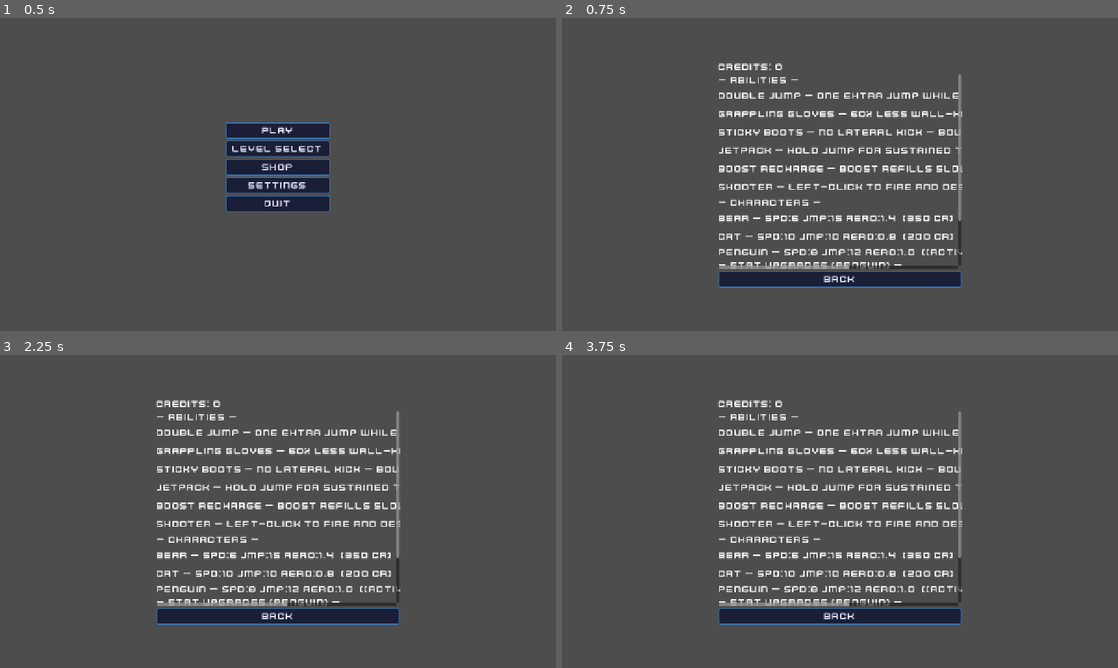
Above: before the commit, frames 1-4 (two rows, left to right).
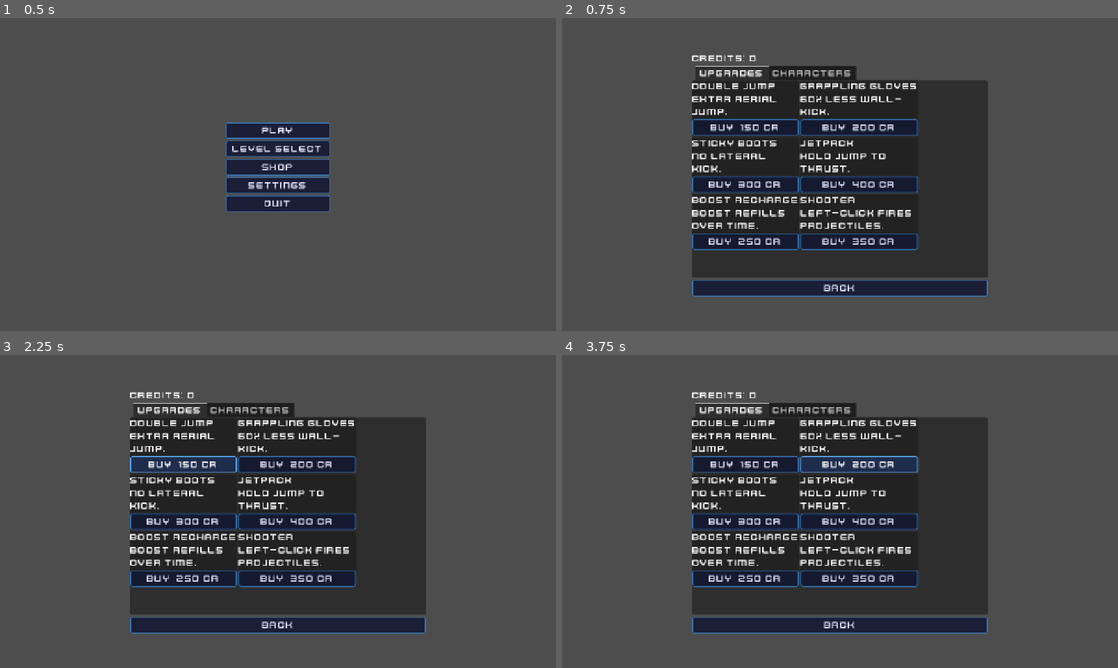
Above: after the commit, the same moments.

Repository: Dinozor/space-jumper
Game: Godot game, scene res://game/main/main.tscn
Same seed, same stepped clock (60 frames per second), same inputs: the game is played once before the commit and once after it.
Inputs (mouse positions are in pixels of both pictures, inside the frame that each line leads up to):
- Up to frame 1 (0.5 s): no input
- Up to frame 2 (0.75 s): click "Shop" at 0.5 s
- Up to frame 3 (2.25 s): click (544, 617) at 1.25 s, where only the run before the commit has a clickable "Upgrade (100 cr)"; click (183, 464) at 2 s, where only the run after the commit has a clickable "Buy 150 cr"
- Up to frame 4 (3.75 s): click (1106, 636) at 2.75 s, where only the run before the commit has a clickable "Upgrade (100 cr)"; click (856, 464) at 3.5 s, where only the run after the commit has a clickable "Buy 200 cr"

Frame 1 is identical in both runs. In frame 2, 36% of the frame differs, in the area x 23-77%, y 11-90%; in frame 3, 36%; in frame 4, 36%.

Commit message:
feat(menu): redesign shop with TabContainer — Upgrades grid and Characters tab
Upgrades tab: 2-column GridContainer of PanelContainer cards, each with
name, description, and Buy button (shows [owned] when purchased).

Characters tab: VBox of character cards; each card has a header row
(name, status, Buy/Select button) and a 4-column stat grid with per-stat
upgrade buttons (disabled when maxed or character not owned).

Co-Authored-By: Claude Sonnet 4.6 <noreply@anthropic.com>

Diff:
--- a/game/menu/shop.gd
+++ b/game/menu/shop.gd
@@ -1,46 +1,32 @@
 class_name Shop
 extends Control
 
-## Shop menu: spend currency on abilities, characters, and stat upgrades.
+## Shop: two tabs — Upgrades (ability grid) and Characters (cards + stat upgrades).
 
 const ABILITIES: Array[Dictionary] = [
-	{
-		"id": "double_jump",
-		"name": "Double Jump",
-		"desc": "One extra jump while airborne.",
-		"cost": 150
-	},
+	{"id": "double_jump", "name": "Double Jump", "desc": "Extra aerial jump.", "cost": 150},
 	{
 		"id": "grappling_gloves",
 		"name": "Grappling Gloves",
-		"desc": "60% less wall-kick on bounce.",
+		"desc": "60% less wall-kick.",
 		"cost": 200
 	},
-	{
-		"id": "sticky_boots",
-		"name": "Sticky Boots",
-		"desc": "No lateral kick — bounce straight up.",
-		"cost": 300
-	},
-	{"id": "jetpack", "name": "Jetpack", "desc": "Hold jump for sustained thrust.", "cost": 400},
+	{"id": "sticky_boots", "name": "Sticky Boots", "desc": "No lateral kick.", "cost": 300},
+	{"id": "jetpack", "name": "Jetpack", "desc": "Hold jump to thrust.", "cost": 400},
 	{
 		"id": "boost_recharge",
 		"name": "Boost Recharge",
-		"desc": "Boost refills slowly after use.",
+		"desc": "Boost refills over time.",
 		"cost": 250
 	},
-	{
-		"id": "shooting",
-		"name": "Shooter",
-		"desc": "Left-click to fire and destroy hazards.",
-		"cost": 350
-	},
+	{"id": "shooting", "name": "Shooter", "desc": "Left-click fires projectiles.", "cost": 350},
 ]
+const STATS: Array[String] = ["move_speed", "jump_force", "aerodynamics"]
 const STAT_UPGRADE_COST: int = 100
-const STATS: Array[String] = ["move_speed", "jump_force", "aerodynamics"]
 
 @onready var _currency_label: Label = $VBox/CurrencyLabel
-@onready var _items_container: VBoxContainer = $VBox/ScrollContainer/ItemsContainer
+@onready var _grid: GridContainer = $VBox/Tabs/Upgrades/Grid
+@onready var _char_list: VBoxContainer = $VBox/Tabs/Characters/CharList
 @onready var _back_button: Button = $VBox/BackButton
 
 
@@ -51,63 +37,68 @@
 
 func _refresh() -> void:
 	_currency_label.text = "Credits: %d" % GameState.currency
-	for child: Node in _items_container.get_children():
-		child.queue_free()
-	_add_section_header("— Abilities —")
-	for ability: Dictionary in ABILITIES:
-		_add_ability_row(ability)
-	_add_section_header("— Characters —")
-	for char_data: CharacterData in GameState.characters:
-		_add_character_row(char_data)
-	_add_section_header("— Stat Upgrades (%s) —" % GameState.current_character)
-	var current: CharacterData = GameState.get_current_character()
-	if current != null:
-		for stat: String in STATS:
-			_add_upgrade_row(current, stat)
+	_build_upgrades_grid()
+	_build_characters_list()
 
 
-func _add_section_header(text: String) -> void:
-	var lbl: Label = Label.new()
-	lbl.text = text
-	_items_container.add_child(lbl)
+func _build_upgrades_grid() -> void:
+	for child: Node in _grid.get_children():
+		child.queue_free()
+	for ability: Dictionary in ABILITIES:
+		_grid.add_child(_make_ability_card(ability))
 
 
-func _add_ability_row(ability: Dictionary) -> void:
-	var row: HBoxContainer = HBoxContainer.new()
-	var label: Label = Label.new()
+func _make_ability_card(ability: Dictionary) -> PanelContainer:
+	var card: PanelContainer = PanelContainer.new()
+	var vbox: VBoxContainer = VBoxContainer.new()
+	card.add_child(vbox)
+	var title: Label = Label.new()
+	title.text = ability["name"]
+	vbox.add_child(title)
+	var desc: Label = Label.new()
+	desc.text = ability["desc"]
+	desc.autowrap_mode = TextServer.AUTOWRAP_WORD_SMART
+	vbox.add_child(desc)
 	var owned: bool = ability["id"] in GameState.purchased_abilities
-	var status: String = "[owned]" if owned else ("%d cr" % ability["cost"])
-	label.text = "%s — %s  (%s)" % [ability["name"], ability["desc"], status]
-	label.size_flags_horizontal = Control.SIZE_EXPAND_FILL
-	row.add_child(label)
-	if not owned:
+	if owned:
+		var lbl: Label = Label.new()
+		lbl.text = "[owned]"
+		vbox.add_child(lbl)
+	else:
 		var btn: Button = Button.new()
-		btn.text = "Buy"
+		btn.text = "Buy  %d cr" % ability["cost"]
 		btn.pressed.connect(_on_buy_ability.bind(ability))
-		row.add_child(btn)
-	_items_container.add_child(row)
+		vbox.add_child(btn)
+	return card
 
 
-func _add_character_row(char_data: CharacterData) -> void:
+func _build_characters_list() -> void:
+	for child: Node in _char_list.get_children():
+		child.queue_free()
+	for char_data: CharacterData in GameState.characters:
+		_char_list.add_child(_make_character_card(char_data))
+
+
+func _make_character_card(char_data: CharacterData) -> PanelContainer:
+	var card: PanelContainer = PanelContainer.new()
+	var vbox: VBoxContainer = VBoxContainer.new()
+	card.add_child(vbox)
+	_add_char_header(vbox, char_data)
+	_add_char_stats(vbox, char_data)
+	return card
+
+
+func _add_char_header(vbox: VBoxContainer, char_data: CharacterData) -> void:
 	var row: HBoxContainer = HBoxContainer.new()
-	var label: Label = Label.new()
+	var lbl: Label = Label.new()
 	var owned: bool = char_data.character_id in GameState.unlocked_characters
 	var active: bool = GameState.current_character == char_data.character_id
 	var status: String = (
-		"[active]" if active else ("[owned]" if owned else ("%d cr" % char_data.cost))
+		"[active]" if active else ("[owned]" if owned else "%d cr" % char_data.cost)
 	)
-	label.text = (
-		"%s — spd:%.0f jmp:%.0f aero:%.1f  (%s)"
-		% [
-			char_data.display_name,
-			char_data.move_speed,
-			char_data.jump_force,
-			char_data.aerodynamics,
-			status
-		]
-	)
-	label.size_flags_horizontal = Control.SIZE_EXPAND_FILL
-	row.add_child(label)
+	lbl.text = "%s  (%s)" % [char_data.display_name, status]
+	lbl.size_flags_horizontal = Control.SIZE_EXPAND_FILL
+	row.add_child(lbl)
 	if not owned and char_data.cost > 0:
 		var btn: Button = Button.new()
 		btn.text = "Buy"
@@ -118,23 +109,25 @@
 		btn.text = "Select"
 		btn.pressed.connect(_on_select_character.bind(char_data.character_id))
 		row.add_child(btn)
-	_items_container.add_child(row)
+	vbox.add_child(row)
 
 
-func _add_upgrade_row(char_data: CharacterData, stat: String) -> void:
-	var row: HBoxContainer = HBoxContainer.new()
-	var label: Label = Label.new()
-	var tier: int = GameState.get_upgrade_tier(char_data.character_id, stat)
-	var maxed: bool = tier >= char_data.max_upgrades_per_stat
-	label.text = "%s  tier %d/%d" % [stat, tier, char_data.max_upgrades_per_stat]
-	label.size_flags_horizontal = Control.SIZE_EXPAND_FILL
-	row.add_child(label)
-	if not maxed:
+func _add_char_stats(vbox: VBoxContainer, char_data: CharacterData) -> void:
+	var owned: bool = char_data.character_id in GameState.unlocked_characters
+	var grid: GridContainer = GridContainer.new()
+	grid.columns = 4
+	for stat: String in STATS:
+		var tier: int = GameState.get_upgrade_tier(char_data.character_id, stat)
+		var maxed: bool = tier >= char_data.max_upgrades_per_stat
+		var lbl: Label = Label.new()
+		lbl.text = "%s t%d" % [stat.left(4), tier]
+		grid.add_child(lbl)
 		var btn: Button = Button.new()
-		btn.text = "Upgrade (%d cr)" % STAT_UPGRADE_COST
+		btn.text = "+  %d cr" % STAT_UPGRADE_COST
+		btn.disabled = maxed or not owned
 		btn.pressed.connect(_on_upgrade_stat.bind(char_data.character_id, stat))
-		row.add_child(btn)
-	_items_container.add_child(row)
+		grid.add_child(btn)
+	vbox.add_child(grid)
 
 
 func _on_buy_ability(ability: Dictionary) -> void:
--- a/game/menu/shop.tscn
+++ b/game/menu/shop.tscn
@@ -17,20 +17,31 @@
 anchor_top = 0.5
 anchor_right = 0.5
 anchor_bottom = 0.5
-offset_left = -280.0
-offset_top = -260.0
-offset_right = 280.0
-offset_bottom = 260.0
+offset_left = -340.0
+offset_top = -280.0
+offset_right = 340.0
+offset_bottom = 280.0
 
 [node name="CurrencyLabel" type="Label" parent="VBox"]
 layout_mode = 2
 text = "Credits: 0"
 
-[node name="ScrollContainer" type="ScrollContainer" parent="VBox"]
+[node name="Tabs" type="TabContainer" parent="VBox"]
 layout_mode = 2
 size_flags_vertical = 3
 
-[node name="ItemsContainer" type="VBoxContainer" parent="VBox/ScrollContainer"]
+[node name="Upgrades" type="ScrollContainer" parent="VBox/Tabs"]
+layout_mode = 2
+
+[node name="Grid" type="GridContainer" parent="VBox/Tabs/Upgrades"]
+layout_mode = 2
+size_flags_horizontal = 3
+columns = 2
+
+[node name="Characters" type="ScrollContainer" parent="VBox/Tabs"]
+layout_mode = 2
+
+[node name="CharList" type="VBoxContainer" parent="VBox/Tabs/Characters"]
 layout_mode = 2
 size_flags_horizontal = 3
 
Not shown, changed: TODO.md
